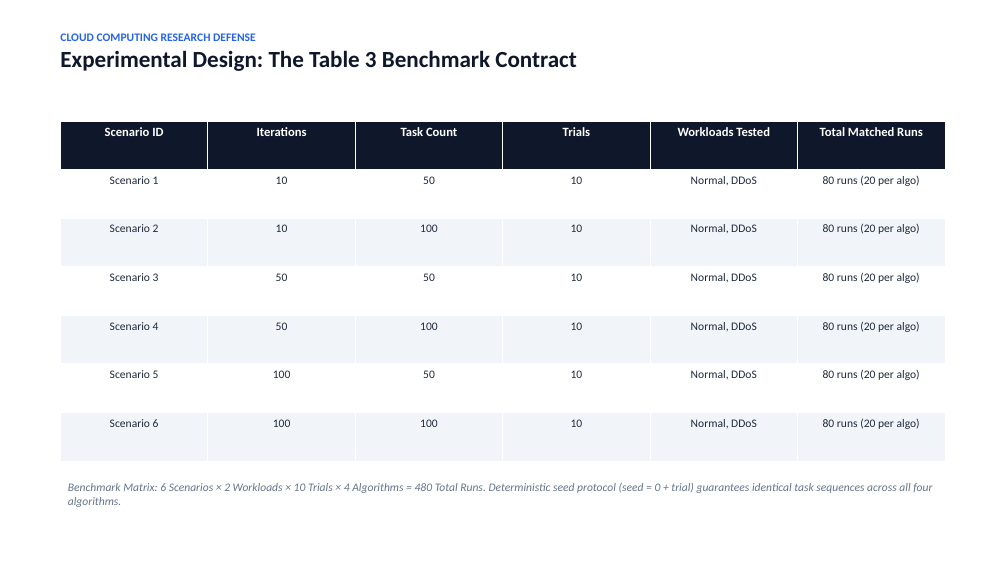
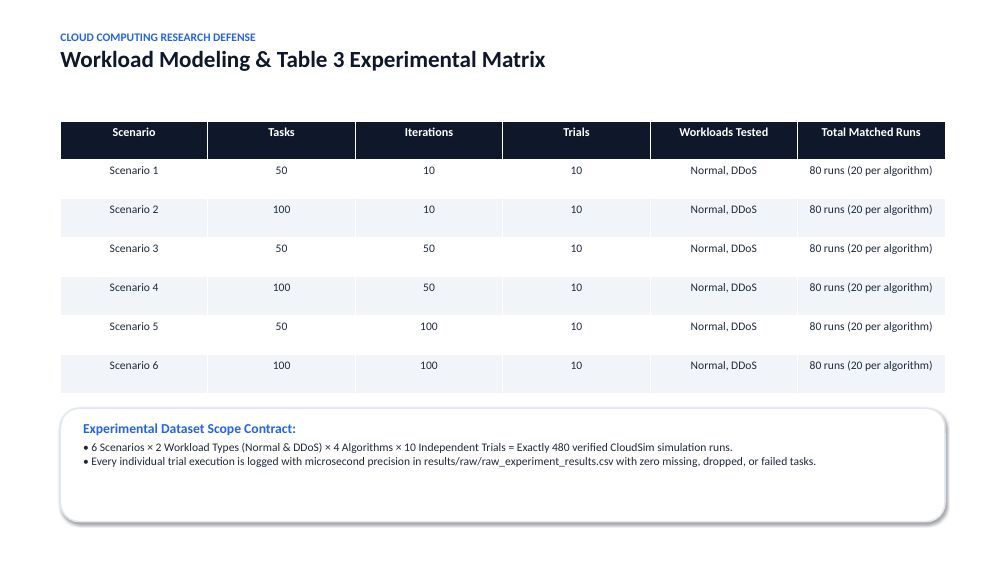
Before and after one commit to Jatin21006/cloud-scheduling-research-, a slide deck: slide 8 of PRESENTATION_SLIDES.pptx (slide 9 before the commit). Drawn at 1008x567 pixels with LibreOffice and Linux fonts; fonts in the diff are those of the drawing. Boxes give left, top, right and bottom in pixels: in the first picture for what was removed or moved away, otherwise in the second. Text is boxed around its words. In the diff, an @@ line names an element or a change of style, - is before the commit and + after.

Commit message:
Finalize cloud scheduling paper reproduction

```diff
--- a/PRESENTATION_SLIDES.pptx
+++ b/PRESENTATION_SLIDES.pptx
@@ text at [60, 50, 546, 71]: text changed @@
-Experimental Design: The Table 3 Benchmark Contract
+Workload Modeling & Table 3 Experimental Matrix
@@ table at [60, 121, 945, 393] @@
-row 1: Scenario ID | Iterations | Task Count | Trials | Workloads Tested | Total Matched Runs
+row 1: Scenario | Tasks | Iterations | Trials | Workloads Tested | Total Matched Runs
-row 2: Scenario 1 | 10 | 50 | 10 | Normal, DDoS | 80 runs (20 per algo)
+row 2: Scenario 1 | 50 | 10 | 10 | Normal, DDoS | 80 runs (20 per algorithm)
-row 3: Scenario 2 | 10 | 100 | 10 | Normal, DDoS | 80 runs (20 per algo)
+row 3: Scenario 2 | 100 | 10 | 10 | Normal, DDoS | 80 runs (20 per algorithm)
-row 4, column 6: 80 runs (20 per algo)
+row 4, column 6: 80 runs (20 per algorithm)
-row 5: Scenario 4 | 50 | 100 | 10 | Normal, DDoS | 80 runs (20 per algo)
+row 5: Scenario 4 | 100 | 50 | 10 | Normal, DDoS | 80 runs (20 per algorithm)
-row 6: Scenario 5 | 100 | 50 | 10 | Normal, DDoS | 80 runs (20 per algo)
+row 6: Scenario 5 | 50 | 100 | 10 | Normal, DDoS | 80 runs (20 per algorithm)
-row 7, column 6: 80 runs (20 per algo)
+row 7, column 6: 80 runs (20 per algorithm)
@@ size 12 to 11.5 pt in "Trials", "Workloads Tested", "Total Matched Runs" @@
@@ rounded rectangle added at [60, 408, 945, 522], fill #FFFFFF, outline #E2E8F0 1.5 pt @@
@@ text added at [83, 423, 816, 467], 11 pt, text #1E293B @@
+Experimental Dataset Scope Contract:
+• 6 Scenarios × 2 Workload Types (Normal & DDoS) × 4 Algorithms × 10 Independent Trials = Exactly 480 verified CloudSim simulation runs.
+• Every individual trial execution is logged with microsecond precision in results/raw/raw_experiment_results.csv with zero missing, dropped, or failed tasks.
@@ text removed at [68, 483, 932, 507] @@
-Benchmark Matrix: 6 Scenarios × 2 Workloads × 10 Trials × 4 Algorithms = 480 Total Runs. Deterministic seed protocol (seed = 0 + trial) guarantees identical task sequences across all four algorithms.
```
Also in this commit, not shown: 8 other slides changed, 9 slides added, 9 slides removed, 36 other files.
